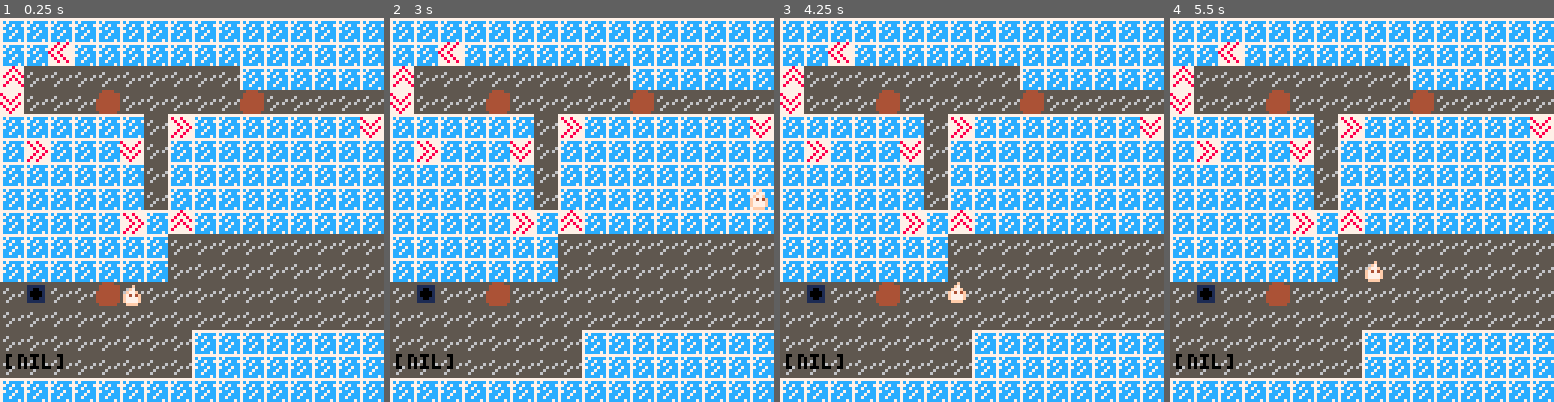
Above: before the commit, frames 1-4 (left to right).
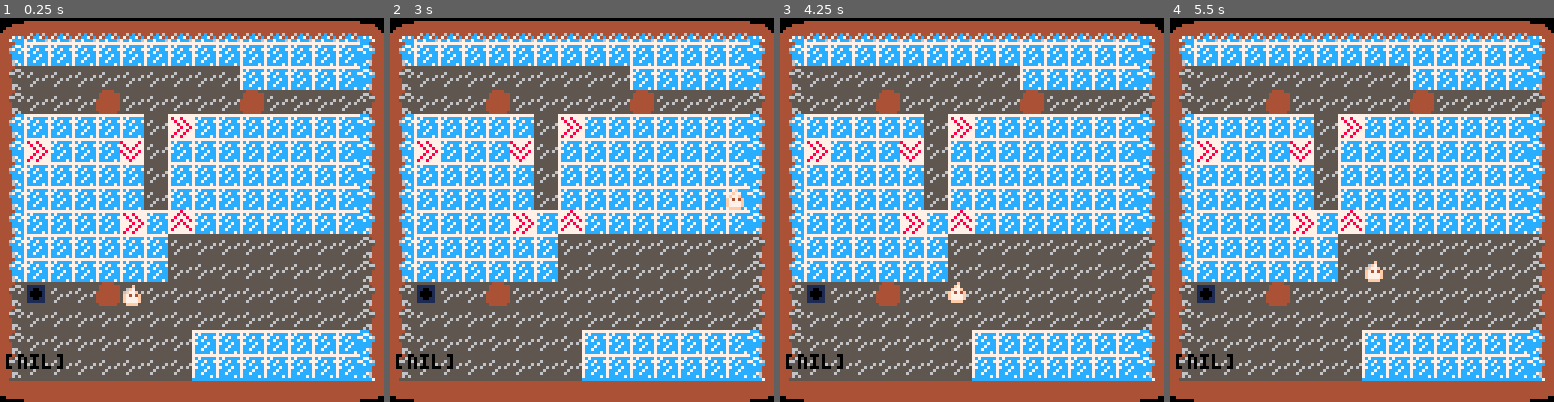
Above: after the commit, the same moments.

Repository: Cybrwire/pico8-tinkering
Game: PICO-8 cartridge ice_cave.p8
Same seed, same stepped clock (60 frames per second), same inputs: the game is played once before the commit and once after it.
Inputs:
- Up to frame 1 (0.25 s): no input
- Up to frame 2 (3 s): hold Right 1.6-2.1 s; hold Up 2.15-2.42 s; hold Right from 2.47 s (still down)
- Up to frame 3 (4.25 s): release Right at 3.03 s; hold Left 3.08-3.58 s; hold Down 3.63-3.97 s; hold Right from 4.02 s (still down)
- Up to frame 4 (5.5 s): release Right at 4.68 s; hold Up 4.73-5.03 s; hold Left from 5.08 s (still down)

The runs differ from the first frame. In frame 1, 20% of the frame differs, in the area x 0-100%, y 0-100%; in frame 2, 20%; in frame 3, 20%; in frame 4, 20%.

Commit message:
added: wall sprites

Diff:
--- a/ice_cave.p8
+++ b/ice_cave.p8
@@ -265,20 +265,36 @@
 
 
 
+…(16 lines of a section not shown)…
 __map__
-0404040404040404040404040404040400000000000000000000000000000000000000000000000000000000000000000000000000000000000000000000000000000000000000000000000000000000000000000000000000000000000000000000000000000000000000000000000000000000000000000000000000000000
-0404080404040404040404040404040400000000000000000000000000000000000000000000000000000000000000000000000000000000000000000000000000000000000000000000000000000000000000000000000000000000000000000000000000000000000000000000000000000000000000000000000000000000
-0703030303030303030304040404040400000000000000000000000000000000000000000000000000000000000000000000000000000000000000000000000000000000000000000000000000000000000000000000000000000000000000000000000000000000000000000000000000000000000000000000000000000000
-0903030302030303030302030303030300000000000000000000000000000000000000000000000000000000000000000000000000000000000000000000000000000000000000000000000000000000000000000000000000000000000000000000000000000000000000000000000000000000000000000000000000000000
-0404040404040306040404040404040900000000000000000000000000000000000000000000000000000000000000000000000000000000000000000000000000000000000000000000000000000000000000000000000000000000000000000000000000000000000000000000000000000000000000000000000000000000
-0406040404090304040404040404040400000000000000000000000000000000000000000000000000000000000000000000000000000000000000000000000000000000000000000000000000000000000000000000000000000000000000000000000000000000000000000000000000000000000000000000000000000000
-0404040404040304040404040404040400000000000000000000000000000000000000000000000000000000000000000000000000000000000000000000000000000000000000000000000000000000000000000000000000000000000000000000000000000000000000000000000000000000000000000000000000000000
-0404040404040304040404040404040400000000000000000000000000000000000000000000000000000000000000000000000000000000000000000000000000000000000000000000000000000000000000000000000000000000000000000000000000000000000000000000000000000000000000000000000000000000
-0404040404060407040404040404040400000000000000000000000000000000000000000000000000000000000000000000000000000000000000000000000000000000000000000000000000000000000000000000000000000000000000000000000000000000000000000000000000000000000000000000000000000000
-0404040404040403030303030303030300000000000000000000000000000000000000000000000000000000000000000000000000000000000000000000000000000000000000000000000000000000000000000000000000000000000000000000000000000000000000000000000000000000000000000000000000000000
-0404040404040403030303030303030300000000000000000000000000000000000000000000000000000000000000000000000000000000000000000000000000000000000000000000000000000000000000000000000000000000000000000000000000000000000000000000000000000000000000000000000000000000
-0305030302030303030303030303030300000000000000000000000000000000000000000000000000000000000000000000000000000000000000000000000000000000000000000000000000000000000000000000000000000000000000000000000000000000000000000000000000000000000000000000000000000000
-0303030303030303030303030303030300000000000000000000000000000000000000000000000000000000000000000000000000000000000000000000000000000000000000000000000000000000000000000000000000000000000000000000000000000000000000000000000000000000000000000000000000000000
-0303030303030303040404040404040400000000000000000000000000000000000000000000000000000000000000000000000000000000000000000000000000000000000000000000000000000000000000000000000000000000000000000000000000000000000000000000000000000000000000000000000000000000
-0303030303030303040404040404040400000000000000000000000000000000000000000000000000000000000000000000000000000000000000000000000000000000000000000000000000000000000000000000000000000000000000000000000000000000000000000000000000000000000000000000000000000000
-0404040404040404040404040404040400000000000000000000000000000000000000000000000000000000000000000000000000000000000000000000000000000000000000000000000000000000000000000000000000000000000000000000000000000000000000000000000000000000000000000000000000000000
+0a0b0b0b0b0b0b0b0b0b0b0b0b0b0b0c00000000000000000000000000000000000000000000000000000000000000000000000000000000000000000000000000000000000000000000000000000000000000000000000000000000000000000000000000000000000000000000000000000000000000000000000000000000
+1a04040404040404040404040404041c00000000000000000000000000000000000000000000000000000000000000000000000000000000000000000000000000000000000000000000000000000000000000000000000000000000000000000000000000000000000000000000000000000000000000000000000000000000
+1d03030303030303030304040404041c00000000000000000000000000000000000000000000000000000000000000000000000000000000000000000000000000000000000000000000000000000000000000000000000000000000000000000000000000000000000000000000000000000000000000000000000000000000
+1d03030302030303030302030303031f00000000000000000000000000000000000000000000000000000000000000000000000000000000000000000000000000000000000000000000000000000000000000000000000000000000000000000000000000000000000000000000000000000000000000000000000000000000
+1a04040404040306040404040404041c00000000000000000000000000000000000000000000000000000000000000000000000000000000000000000000000000000000000000000000000000000000000000000000000000000000000000000000000000000000000000000000000000000000000000000000000000000000
+1a06040404090304040404040404041c00000000000000000000000000000000000000000000000000000000000000000000000000000000000000000000000000000000000000000000000000000000000000000000000000000000000000000000000000000000000000000000000000000000000000000000000000000000
+1a04040404040304040404040404041c00000000000000000000000000000000000000000000000000000000000000000000000000000000000000000000000000000000000000000000000000000000000000000000000000000000000000000000000000000000000000000000000000000000000000000000000000000000
+1a04040404040304040404040404041c00000000000000000000000000000000000000000000000000000000000000000000000000000000000000000000000000000000000000000000000000000000000000000000000000000000000000000000000000000000000000000000000000000000000000000000000000000000
+1a04040404060407040404040404041c00000000000000000000000000000000000000000000000000000000000000000000000000000000000000000000000000000000000000000000000000000000000000000000000000000000000000000000000000000000000000000000000000000000000000000000000000000000
+1a04040404040403030303030303031f00000000000000000000000000000000000000000000000000000000000000000000000000000000000000000000000000000000000000000000000000000000000000000000000000000000000000000000000000000000000000000000000000000000000000000000000000000000
+1a04040404040403030303030303031f00000000000000000000000000000000000000000000000000000000000000000000000000000000000000000000000000000000000000000000000000000000000000000000000000000000000000000000000000000000000000000000000000000000000000000000000000000000
+1d05030302030303030303030303031f00000000000000000000000000000000000000000000000000000000000000000000000000000000000000000000000000000000000000000000000000000000000000000000000000000000000000000000000000000000000000000000000000000000000000000000000000000000
+1d03030303030303030303030303031f00000000000000000000000000000000000000000000000000000000000000000000000000000000000000000000000000000000000000000000000000000000000000000000000000000000000000000000000000000000000000000000000000000000000000000000000000000000
+1d03030303030303040404040404041c00000000000000000000000000000000000000000000000000000000000000000000000000000000000000000000000000000000000000000000000000000000000000000000000000000000000000000000000000000000000000000000000000000000000000000000000000000000
+1d03030303030303040404040404041c00000000000000000000000000000000000000000000000000000000000000000000000000000000000000000000000000000000000000000000000000000000000000000000000000000000000000000000000000000000000000000000000000000000000000000000000000000000
+2d2e2e2e2e2e2e2e2b2b2b2b2b2b2b2c00000000000000000000000000000000000000000000000000000000000000000000000000000000000000000000000000000000000000000000000000000000000000000000000000000000000000000000000000000000000000000000000000000000000000000000000000000000
Not shown, changed: 23 lines of the sprite sheet (__gfx__) section of ice_cave.p8
